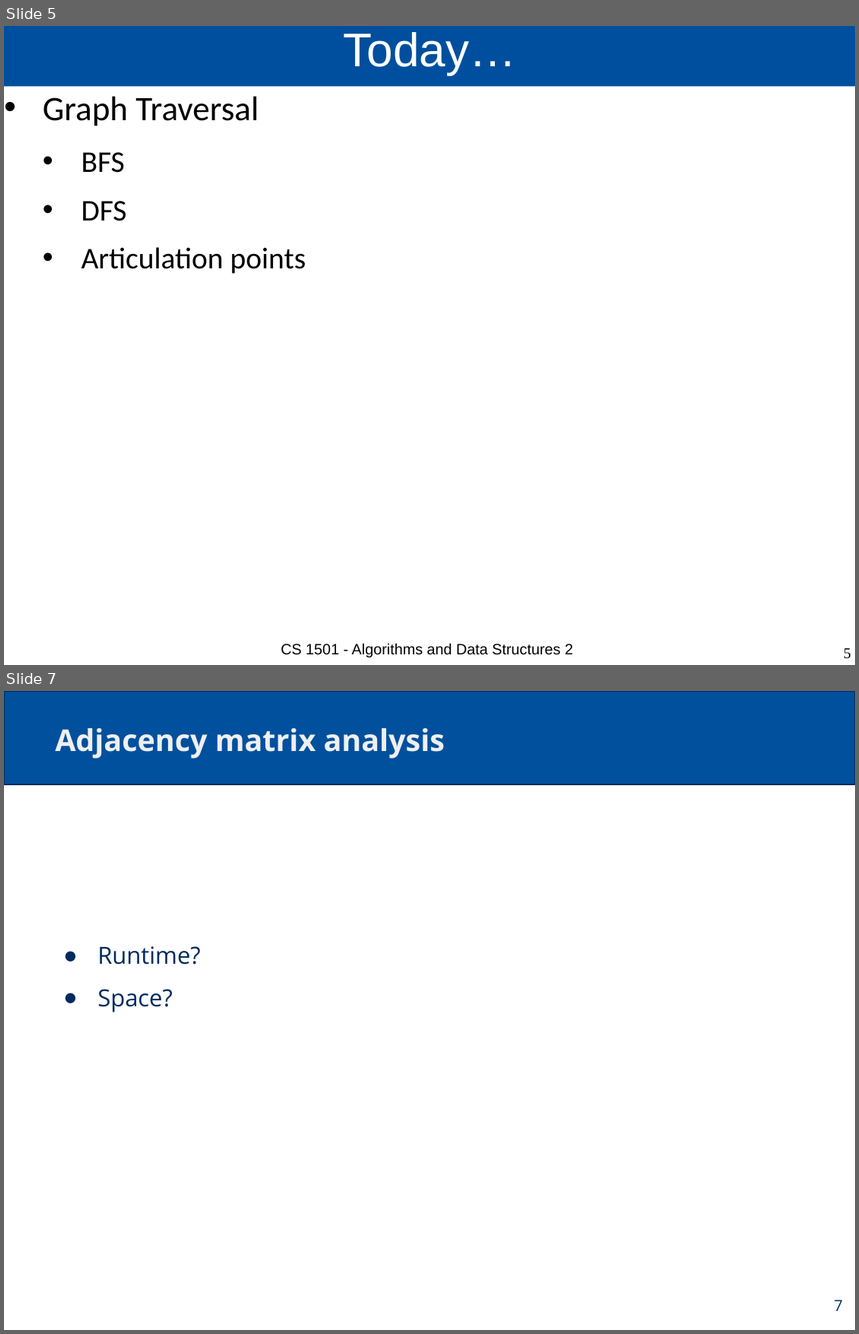
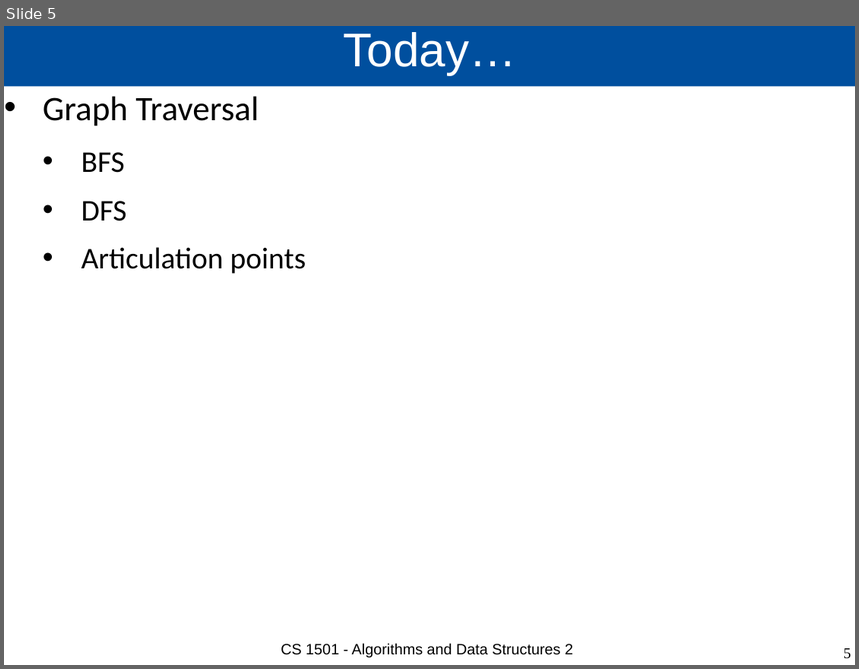
Before and after one commit to cs1501-2224/handouts, a slide deck: DraftSlides/Lecture16.pptx. Shown one above the other, each under a label of ours: slides 5 and 7 before the commit, slide 5 after it; the slides between them are not shown. The pictures are 859x1334 and 859x669 pixels, drawn with LibreOffice and Linux fonts; fonts in the diff are those of the drawing. Boxes give left, top, right and bottom in pixels: in the first picture for what was removed or moved away, otherwise in the second. Text is boxed around its words. In the diff, an @@ line names an element or a change of style, - is before the commit and + after.

```diff
--- a/DraftSlides/Lecture16.pptx
+++ b/DraftSlides/Lecture16.pptx
@@ slide 7 removed at [4,691,855,1330], background #FFFFFF @@
@@ rectangle removed at [4,691,855,784] @@
@@ title removed at [55,728,445,759] @@
-Adjacency matrix analysis
@@ text removed at [97,946,200,1012] @@
-● Runtime?
-● Space?
@@ page number removed at [834,1300,843,1311] @@
-7
```
Also in this commit, not shown: 1 slide changed, 22 other slides removed, 2 other files.
